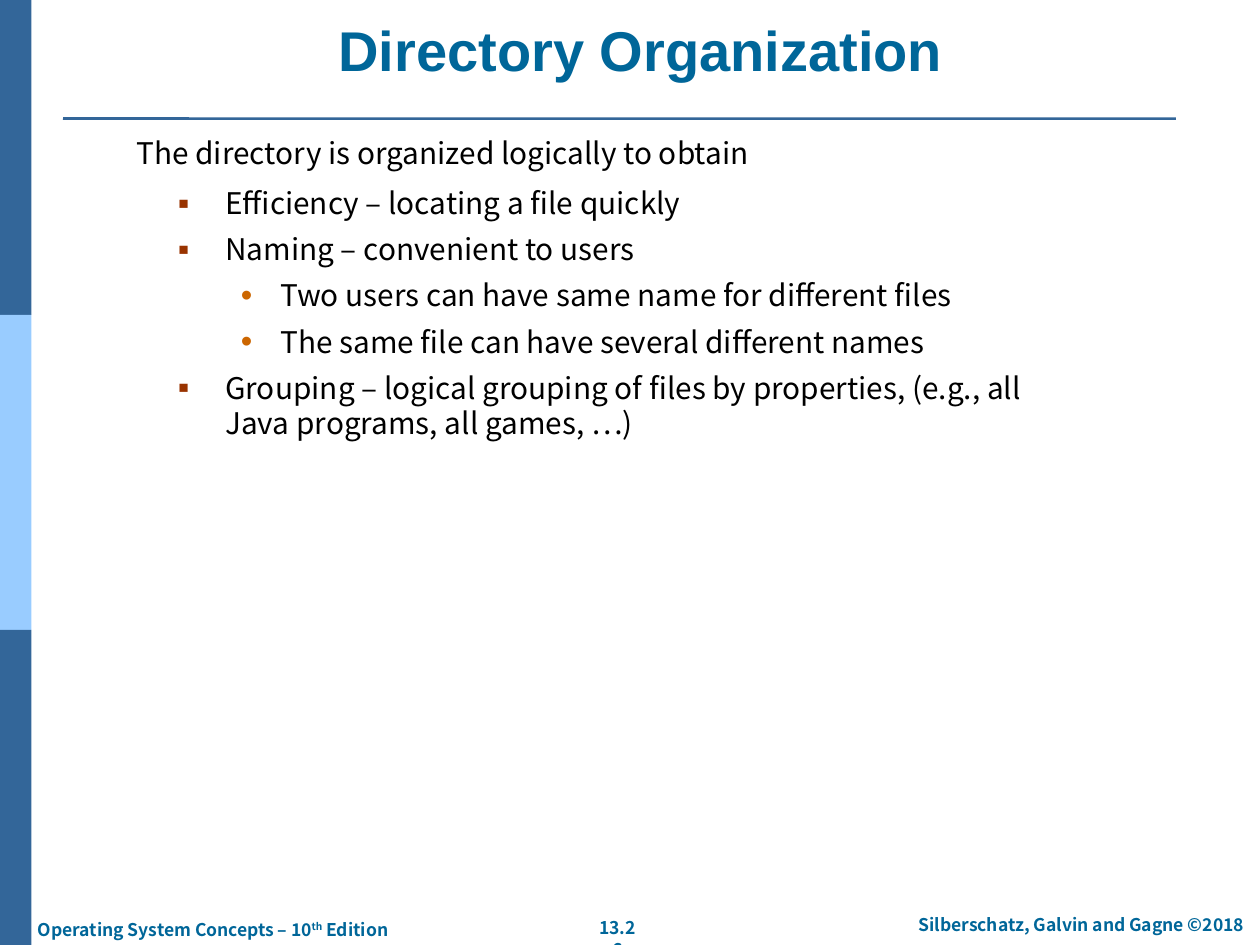
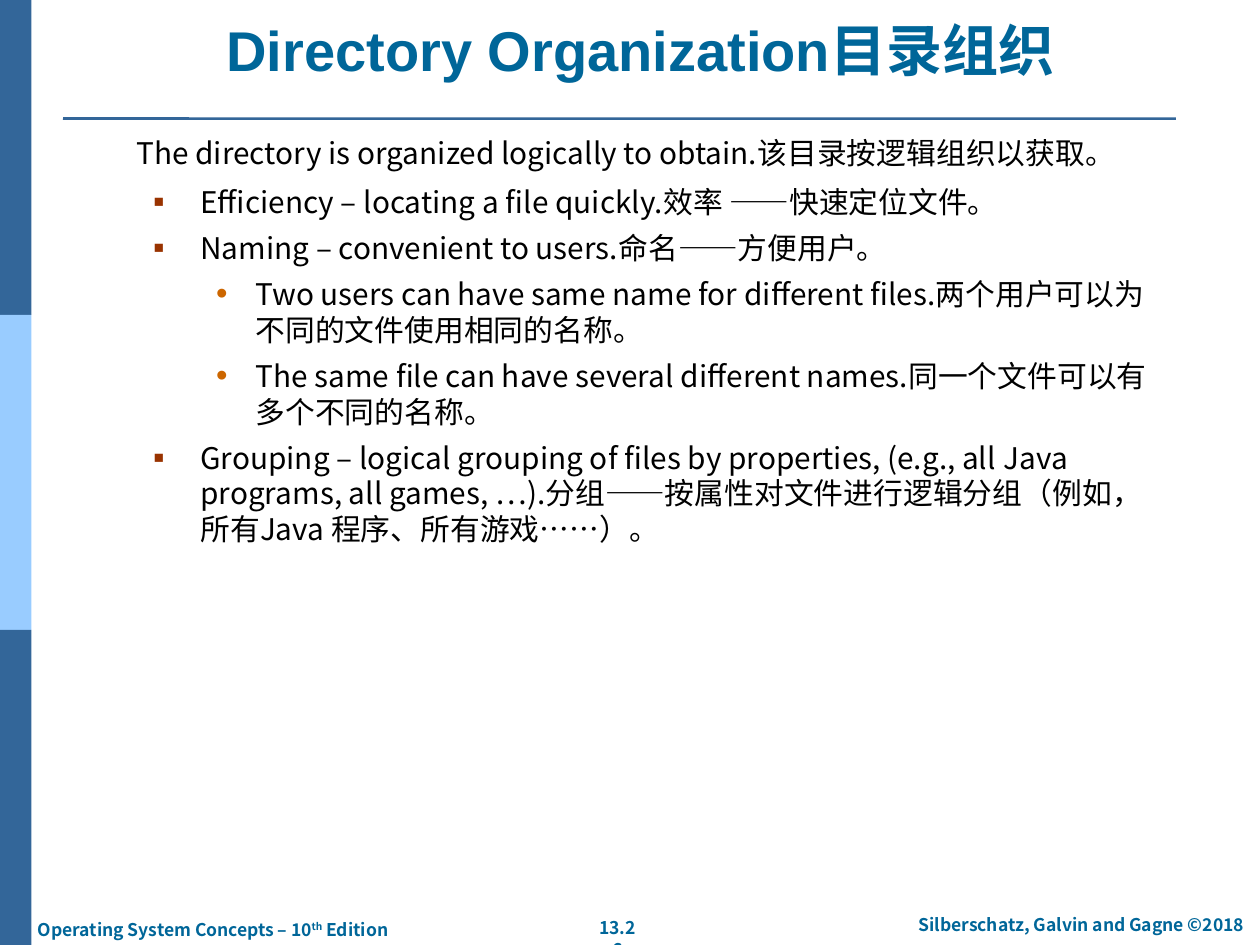
Before and after one commit to SpiritWolf2015/learn-operatingsystem, a slide deck: slide 26 of 操作系统概念/第10版/PPT/ch13-FileSystemInterface.pptx. Drawn at 1260x945 pixels with LibreOffice and Linux fonts; fonts in the diff are those of the drawing; background and template pictures are left out. Boxes give left, top, right and bottom in pixels: in the first picture for what was removed or moved away, otherwise in the second. Text is boxed around its words. In the diff, an @@ line names an element or a change of style, - is before the commit and + after.

Commit message:
[GZC]第13章PPT，文件系统接口

```diff
--- a/操作系统概念/第10版/PPT/ch13-FileSystemInterface.pptx
+++ b/操作系统概念/第10版/PPT/ch13-FileSystemInterface.pptx
@@ title at box(226, 27, 1055, 82): text changed @@
-Directory Organization
+Directory Organization目录组织
@@ text at box(136, 139, 1115, 172): text changed @@
-The directory is organized logically to obtain
+The directory is organized logically to obtain.该目录按逻辑组织以获取。
@@ text at box(200, 188, 1147, 543): text changed @@
-▪ Efficiency – locating a file quickly
-▪ Naming – convenient to users
-  • Two users can have same name for different files
-  • The same file can have several different names
-▪ Grouping – logical grouping of files by properties, (e.g., all Java programs, all games, …)
+▪ Efficiency – locating a file quickly.效率 ——快速定位文件。
+▪ Naming – convenient to users.命名——方便用户。
+  • Two users can have same name for different files.两个用户可以为不同的文件使用相同的名称。
+  • The same file can have several different names.同一个文件可以有多个不同的名称。
+▪ Grouping – logical grouping of files by properties, (e.g., all Java programs, all games, …).分组——按属性对文件进行逻辑分组（例如，所有Java 程序、所有游戏……）。
```
Also in this commit, not shown: 27 other slides changed.
